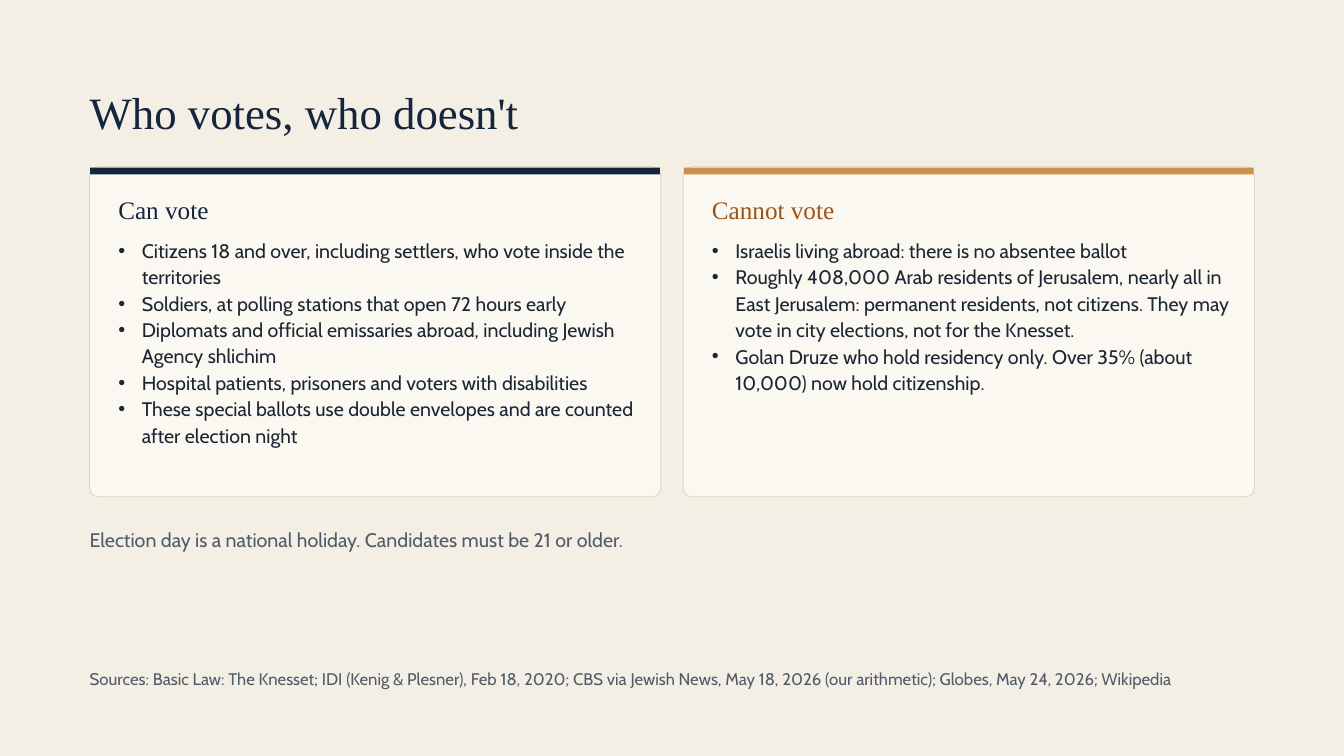
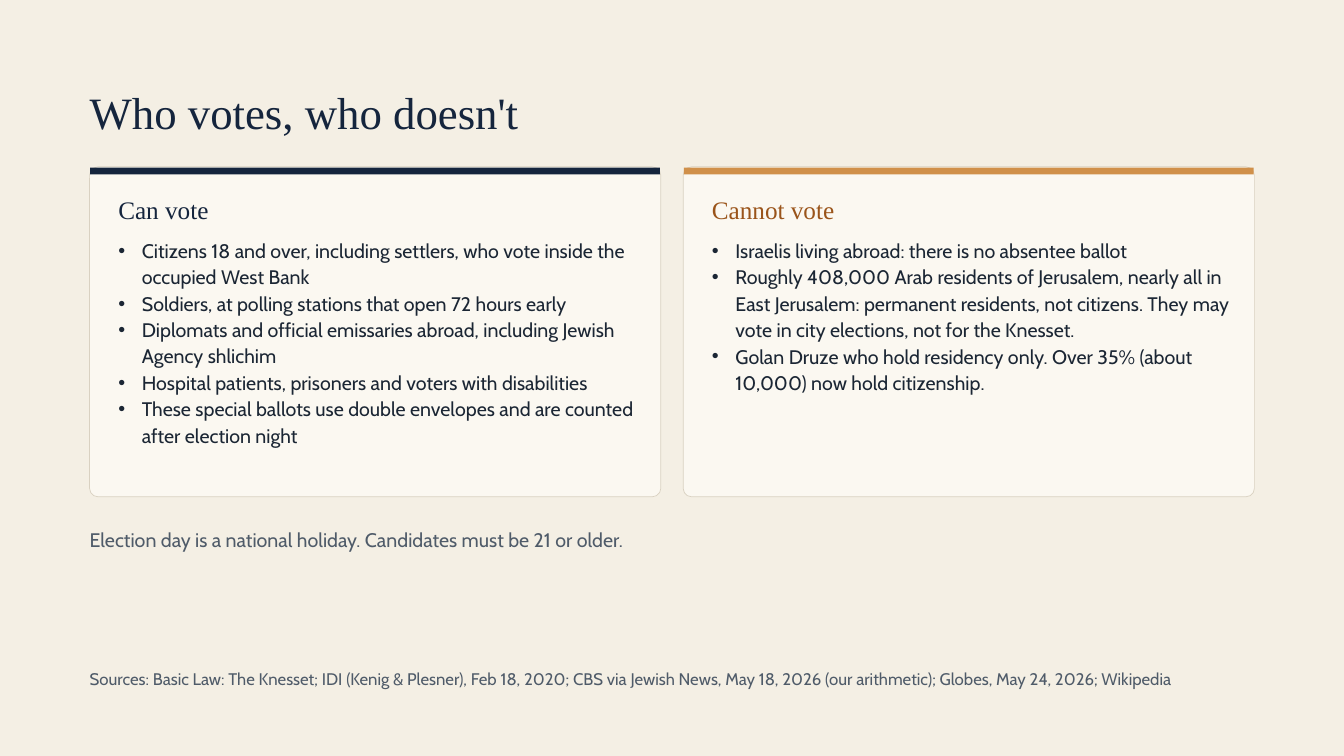
Before and after one commit to RavBogard/israelielection, a slide deck: slide 8 of public/teach/session-1-deck.pptx. Drawn at 1344x756 pixels with LibreOffice and Linux fonts; fonts in the diff are those of the drawing. Boxes give left, top, right and bottom in pixels: in the first picture for what was removed or moved away, otherwise in the second. Text is boxed around its words. In the diff, an @@ line names an element or a change of style, - is before the commit and + after.

```diff
--- a/public/teach/session-1-deck.pptx
+++ b/public/teach/session-1-deck.pptx
@@ text at [142,243,624,289]: text changed @@
-• Citizens 18 and over, including settlers, who vote inside the territories
+• Citizens 18 and over, including settlers, who vote inside the occupied West Bank
```
Also in this commit, not shown: 7 other slides changed, 1 other file.
